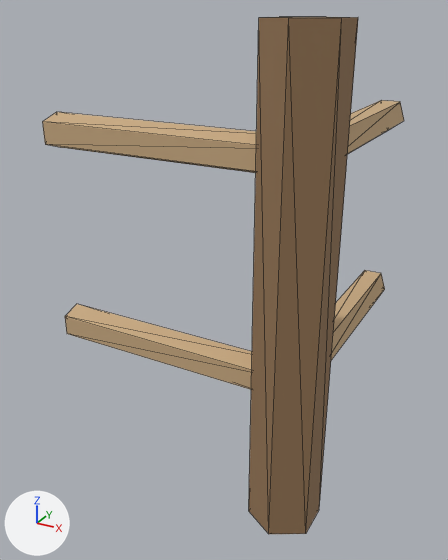
The glTF model assets/3d/models/pen_fence_09.glb: old version first, new version second.
Camera for both pictures: a 50 mm camera at (0.352, -0.886, 0.913) aimed at (-0.228, 0.168, 0.386). The axes (+X, +Y, +Z) are drawn at lower left. The lights are the same throughout. The first picture is the older version. Mesh edges are drawn as thin lines. Vertices at exactly the same position are counted once.

Names of what the first picture shows: 'pen_fence_09'.
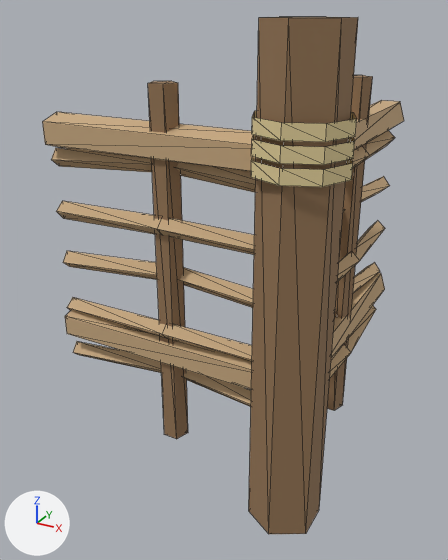
Pixel boxes (x1, y1, x2, y2) of what changed, in the pictures (448 x 560 px):
part 1 of me_pen_fence_09, added (brown): after (327, 75, 373, 410)
part 2 of me_pen_fence_09, added (brown): after (148, 81, 188, 439)
part 3 of me_pen_fence_09, built on (beige): after (51, 110, 395, 407)

Diff of the bpy script that builds the scene:
```diff
--- a/assets/3d/models/pen_fence_09.glb.py
+++ b/assets/3d/models/pen_fence_09.glb.py
@@ mat_thatch @@
+mat_thatch = principled_material('thatch')
+mat_thatch.base_color = (0.78, 0.64, 0.33)  # beige #e5d19b
+mat_thatch.roughness = 0.85
@@ me_pen_fence_09 @@
 # used by ob_pen_fence_09; location = (0.0, 0.0, 0.0)
-me_pen_fence_09.from_pydata(...)  # 52 vertices, 84 faces; spans x -0.5..0.061, y -0.07..0.5, z 0.0..0.9
+me_pen_fence_09.from_pydata(...)  # 240 vertices, 364 faces; spans x -0.501..0.081, y -0.081..0.501, z 0.0..0.9
+# me_pen_fence_09 part 1: a new loose piece, a 5-sided cylinder along z spanning x -0.025..0.025, y 0.229..0.276, z 0.1..0.8, in mat_trunk (brown #957655)
+# me_pen_fence_09 part 2: a new loose piece, a 5-sided cylinder along z spanning x -0.275..-0.225, y -0.021..0.026, z 0.1..0.8, in mat_trunk (brown #957655)
+# me_pen_fence_09 part 3
+# 10 faces are deleted
+# 120 vertices are added at x -0.501..0.081, y -0.081..0.501, z 0.212..0.742
+# 24 new vertices lie (0.0, 0.0, 0.025) away from vertices in x -0.081..0.081, y -0.081..0.081, z 0.678..0.742
+# 6 new vertices lie (0.019, 0.0, -0.017) away from vertices in x -0.018..-0.001, y 0.499..0.501, z 0.229..0.668
+# 6 new vertices lie (-0.017, 0.0, 0.019) away from vertices in x -0.001..0.018, y -0.001..0.001, z 0.212..0.649
+# 6 new vertices lie (0.002, 0.019, 0.017) away from vertices in x -0.001, y -0.018..-0.001, z 0.212..0.651
+# 6 new vertices lie (0.002, -0.017, -0.019) away from vertices in x -0.501, y -0.001..0.018, z 0.231..0.668
+# 48 new faces join them, mat_thatch (beige #e5d19b)
+# 210 new faces join them, mat_wood (beige #c8aa81)
 me_pen_fence_09.materials.append(mat_trunk)
 me_pen_fence_09.materials.append(mat_wood)
+me_pen_fence_09.materials.append(mat_thatch)  # beige #e5d19b
```
